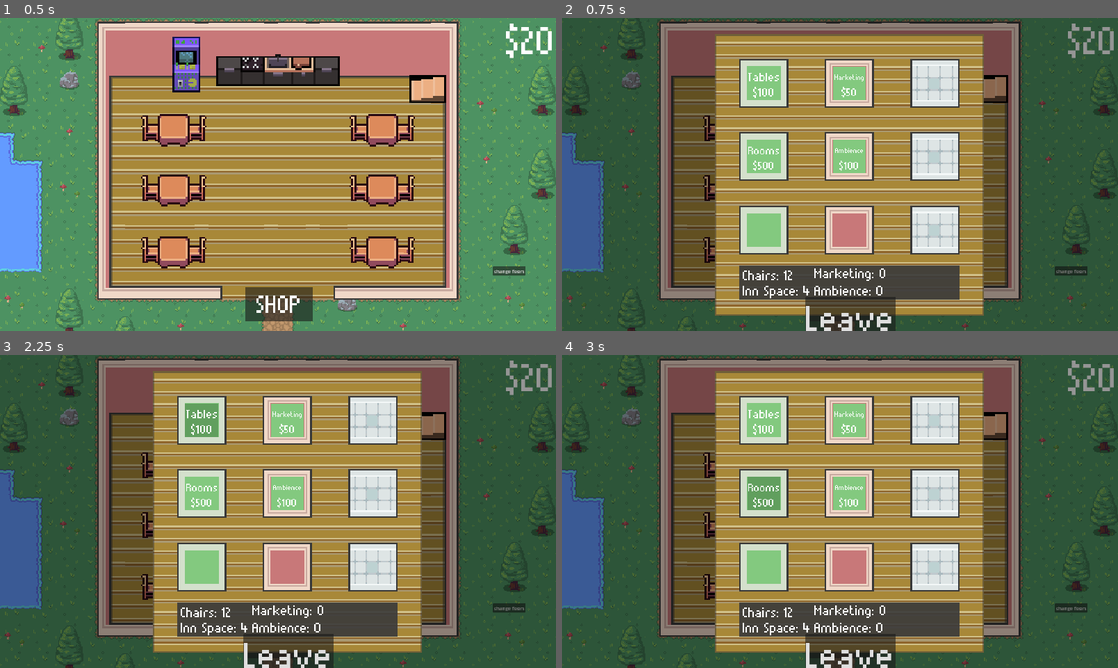
Above: before the commit, frames 1-4 (two rows, left to right).
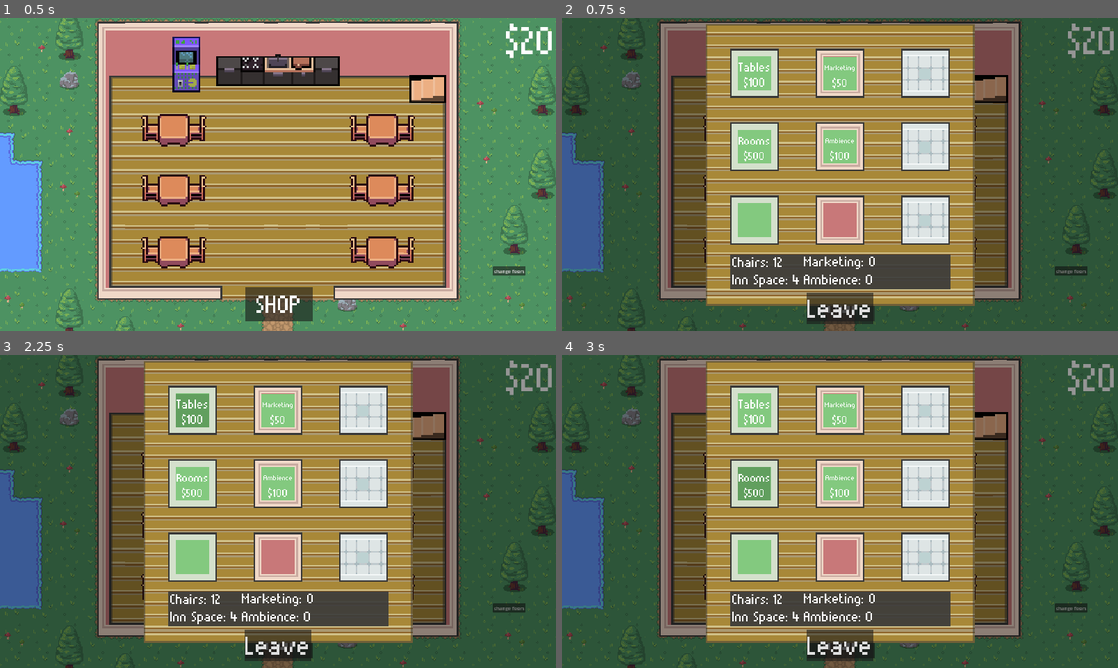
Above: after the commit, the same moments.

Repository: spencersmith24/CS315-Project3
Game: Godot game, scene res://Scenes/Scenes/main_2d.tscn
Two runs of this game, one before a commit and one after it. Both use one fixed random seed, a clock stepped at 60 frames per second and the inputs below.
Inputs:
- Up to frame 1 (0.5 s): no input
- Up to frame 2 (0.75 s): click "SHOP" at 0.5 s
- Up to frame 3 (2.25 s): click "change floors" at 1.25 s; click "Tables" at 2 s
- Up to frame 4 (3 s): click "Rooms" at 2.75 s

Frame 1 is identical in both runs. In frame 2, 34% of the frame differs, in the area x 25-76%, y 2-100%; in frame 3, 34%; in frame 4, 34%.

Commit message:
clean up shop

Diff:
--- a/galaxy-gas/Scenes/Scenes/shop.tscn
+++ b/galaxy-gas/Scenes/Scenes/shop.tscn
@@ -34,36 +34,35 @@
 color = Color(0, 0, 0, 0.415686)
 
 [node name="TileMap" type="TileMapLayer" parent="Map"]
-position = Vector2(100.084, 10.6149)
+position = Vector2(94.0179, 4.17015)
 tile_map_data = PackedByteArray("AAAAAAAAAAAKAAAAAAABAAAAAAAJAAAAAAACAAAAAAAJAAAAAAADAAAAAAAJAAAAAAAEAAAAAAAJAAAAAAAFAA …(8016 unchanged characters)…
 tile_set = ExtResource("2_oatsr")
 
 [node name="Upgrades" type="Control" parent="."]
-anchors_preset = 0
-offset_right = 40.0
-offset_bottom = 40.0
+layout_mode = 1
+anchors_preset = 7
+anchor_left = 0.5
+anchor_top = 1.0
+anchor_right = 0.5
+anchor_bottom = 1.0
+offset_left = -380.0
+offset_top = -973.0
+offset_right = 380.0
+offset_bottom = -297.0
+grow_horizontal = 2
+grow_vertical = 0
 
 [node name="TablesButton" type="Control" parent="Upgrades"]
 anchors_preset = 0
-offset_left = 23.0
-offset_top = 20.0
-offset_right = 63.0
-offset_bottom = 60.0
-
-[node name="ColorRect" type="ColorRect" parent="Upgrades/TablesButton"]
-layout_mode = 0
-offset_left = 630.0
-offset_top = 154.0
-offset_right = 721.0
-offset_bottom = 211.0
-color = Color(0.513726, 0.788235, 0.498039, 1)
+offset_left = 27.0
+offset_top = 27.0
+offset_right = 142.0
+offset_bottom = 142.0
 
 [node name="TablesButton" type="Button" parent="Upgrades/TablesButton"]
 layout_mode = 0
-offset_left = 616.0
-offset_top = 148.0
-offset_right = 2170.0
-offset_bottom = 1768.0
+offset_right = 1554.0
+offset_bottom = 1620.0
 scale = Vector2(0.074, 0.071)
 theme_override_colors/font_color = Color(1, 1, 1, 1)
 theme_override_fonts/font = ExtResource("4_3ntsc")
@@ -105,25 +104,15 @@
 
 [node name="RoomsButton" type="Control" parent="Upgrades"]
 anchors_preset = 0
-offset_left = 23.0
-offset_top = 272.0
-offset_right = 63.0
-offset_bottom = 312.0
-
-[node name="ColorRect" type="ColorRect" parent="Upgrades/RoomsButton"]
-layout_mode = 0
-offset_left = 630.0
-offset_top = 154.0
-offset_right = 721.0
-offset_bottom = 211.0
-color = Color(0.513726, 0.788235, 0.498039, 1)
+offset_left = 27.0
+offset_top = 280.0
+offset_right = 142.0
+offset_bottom = 395.0
 
 [node name="RoomsButton" type="Button" parent="Upgrades/RoomsButton"]
 layout_mode = 0
-offset_left = 617.0
-offset_top = 148.0
-offset_right = 2158.0
-offset_bottom = 1768.0
+offset_right = 1541.0
+offset_bottom = 1620.0
 scale = Vector2(0.074, 0.071)
 theme_override_colors/font_color = Color(1, 1, 1, 1)
 theme_override_fonts/font = ExtResource("4_3ntsc")
@@ -161,25 +150,15 @@
 
 [node name="MarketingButton" type="Control" parent="Upgrades"]
 anchors_preset = 0
-offset_left = 319.0
-offset_top = 17.0
-offset_right = 359.0
-offset_bottom = 57.0
-
-[node name="ColorRect" type="ColorRect" parent="Upgrades/MarketingButton"]
-layout_mode = 0
-offset_left = 630.0
-offset_top = 154.0
-offset_right = 721.0
-offset_bottom = 211.0
-color = Color(0.784314, 0.470588, 0.47451, 1)
+offset_left = 323.0
+offset_top = 28.0
+offset_right = 438.0
+offset_bottom = 143.0
 
 [node name="MarketingButton" type="Button" parent="Upgrades/MarketingButton"]
 layout_mode = 0
-offset_left = 616.0
-offset_top = 150.0
-offset_right = 2157.0
-offset_bottom = 1770.0
+offset_right = 1541.0
+offset_bottom = 1620.0
 scale = Vector2(0.074, 0.071)
 theme_override_colors/font_color = Color(1, 1, 1, 1)
 theme_override_fonts/font = ExtResource("4_3ntsc")
@@ -217,25 +196,15 @@
 
 [node name="AmbienceButton" type="Control" parent="Upgrades"]
 anchors_preset = 0
-offset_left = 319.0
-offset_top = 270.0
-offset_right = 359.0
-offset_bottom = 310.0
-
-[node name="ColorRect" type="ColorRect" parent="Upgrades/AmbienceButton"]
-layout_mode = 0
-offset_left = 630.0
-offset_top = 154.0
-offset_right = 721.0
-offset_bottom = 211.0
-color = Color(0.784314, 0.470588, 0.47451, 1)
+offset_left = 323.0
+offset_top = 280.0
+offset_right = 438.0
+offset_bottom = 395.0
 
 [node name="AmbienceButton" type="Button" parent="Upgrades/AmbienceButton"]
 layout_mode = 0
-offset_left = 616.0
-offset_top = 150.0
-offset_right = 2157.0
-offset_bottom = 1770.0
+offset_right = 1541.0
+offset_bottom = 1620.0
 scale = Vector2(0.074, 0.071)
 theme_override_colors/font_color = Color(1, 1, 1, 1)
 theme_override_fonts/font = ExtResource("4_3ntsc")
@@ -272,24 +241,31 @@
 vertical_alignment = 1
 
 [node name="Stats" type="Control" parent="."]
-anchors_preset = 0
-offset_right = 40.0
-offset_bottom = 40.0
+layout_mode = 1
+anchors_preset = 7
+anchor_left = 0.5
+anchor_top = 1.0
+anchor_right = 0.5
+anchor_bottom = 1.0
+offset_left = -380.0
+offset_top = -263.0
+offset_right = 381.0
+offset_bottom = -145.0
+grow_horizontal = 2
+grow_vertical = 0
 
 [node name="ColorRect" type="ColorRect" parent="Stats"]
 layout_mode = 0
-offset_left = 612.0
-offset_top = 855.0
-offset_right = 1373.0
-offset_bottom = 973.0
+offset_right = 761.0
+offset_bottom = 118.0
 color = Color(0.226707, 0.226707, 0.226707, 0.909804)
 
 [node name="Chairs" type="Label" parent="Stats"]
 layout_mode = 0
-offset_left = 624.0
-offset_top = 860.0
-offset_right = 682.0
-offset_bottom = 883.0
+offset_left = 8.0
+offset_top = -3.0
+offset_right = 1668.0
+offset_bottom = 626.0
 scale = Vector2(0.1, 0.1)
 theme_override_fonts/font = ExtResource("4_3ntsc")
 theme_override_font_sizes/font_size = 500
@@ -297,10 +273,10 @@
 
 [node name="InnSpace" type="Label" parent="Stats"]
 layout_mode = 0
-offset_left = 624.0
-offset_top = 913.0
-offset_right = 2284.0
-offset_bottom = 1472.0
+offset_left = 8.00006
+offset_top = 57.0001
+offset_right = 2352.0
+offset_bottom = 687.0
 scale = Vector2(0.1, 0.1)
 theme_override_fonts/font = ExtResource("4_3ntsc")
 theme_override_font_sizes/font_size = 500
@@ -308,10 +284,10 @@
 
 [node name="Marketing" type="Label" parent="Stats"]
 layout_mode = 0
-offset_left = 871.0
-offset_top = 853.0
-offset_right = 3361.0
-offset_bottom = 1412.0
+offset_left = 255.0
+offset_top = -5.0
+offset_right = 2745.0
+offset_bottom = 574.0
 scale = Vector2(0.1, 0.1)
 theme_override_fonts/font = ExtResource("4_3ntsc")
 theme_override_font_sizes/font_size = 500
@@ -319,22 +295,29 @@
 
 [node name="Ambience" type="Label" parent="Stats"]
 layout_mode = 0
-offset_left = 871.0
-offset_top = 913.0
-offset_right = 3361.0
-offset_bottom = 1472.0
+offset_left = 255.0
+offset_top = 57.0001
+offset_right = 2745.0
+offset_bottom = 727.0
 scale = Vector2(0.1, 0.1)
 theme_override_fonts/font = ExtResource("4_3ntsc")
 theme_override_font_sizes/font_size = 500
 text = "Ambience: 1"
 
 [node name="ExitShopBtn" type="Button" parent="."]
-layout_mode = 0
-offset_left = 841.0
-offset_top = 963.0
-offset_right = 1462.0
-offset_bottom = 1253.0
-scale = Vector2(0.5, 0.5)
+layout_mode = 1
+anchors_preset = 7
+anchor_left = 0.5
+anchor_top = 1.0
+anchor_right = 0.5
+anchor_bottom = 1.0
+offset_left = -115.0
+offset_top = -129.0
+offset_right = 506.0
+offset_bottom = 161.0
+grow_horizontal = 2
+grow_vertical = 0
+scale = Vector2(0.369591, 0.369591)
 theme_override_fonts/font = ExtResource("4_3ntsc")
 theme_override_font_sizes/font_size = 251
 text = "Leave"
Not shown: 1 places in galaxy-gas/Scenes/Scenes/shop.tscn that only renumber resources
